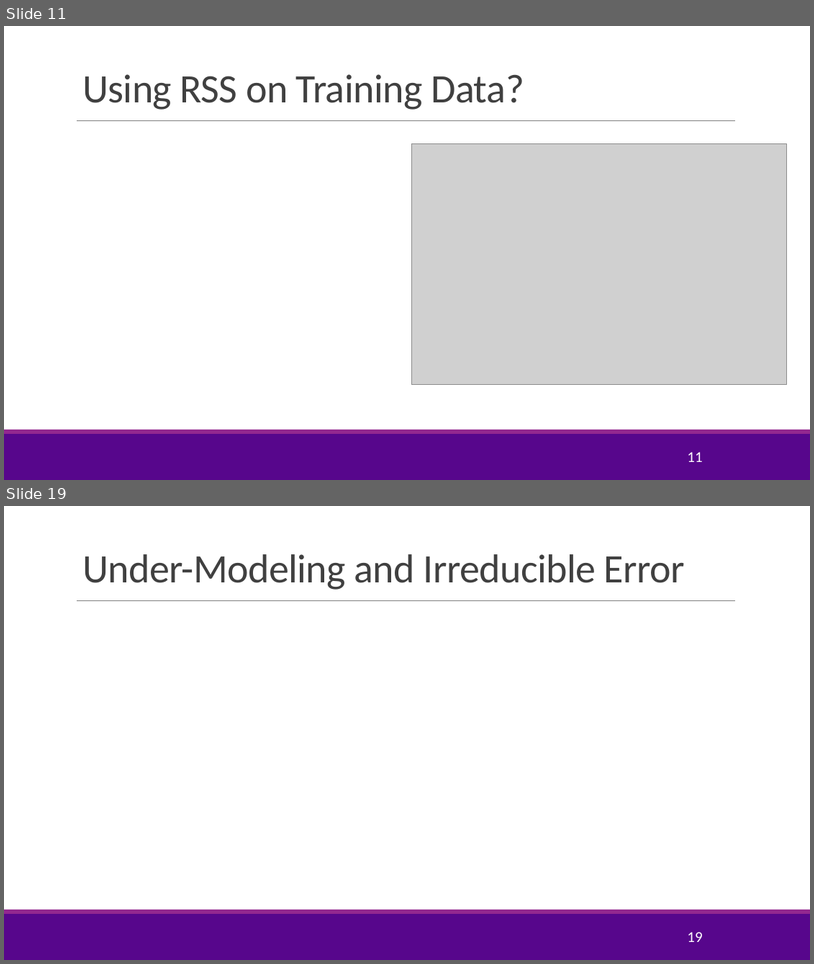
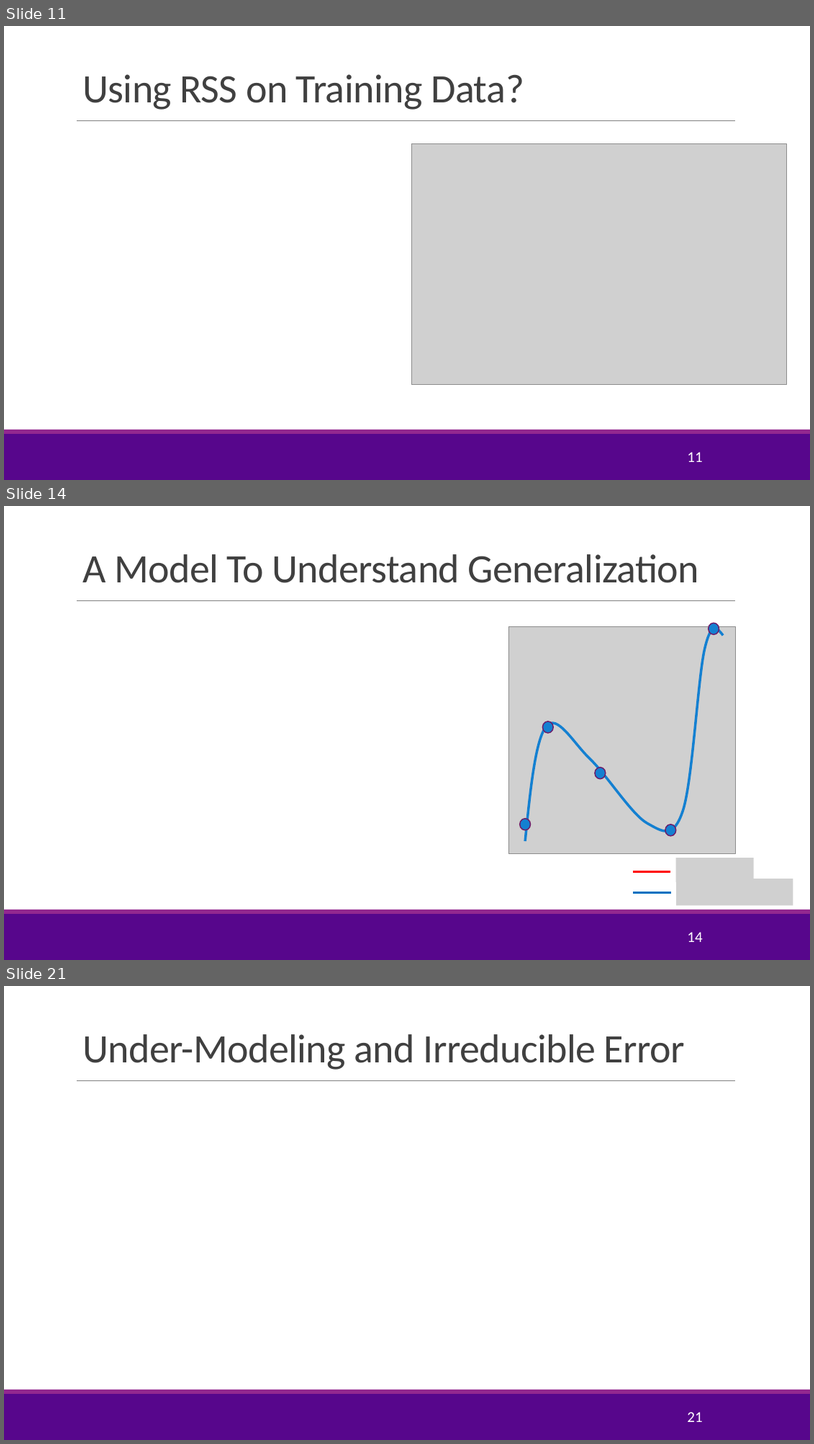
Before and after one commit to sdrangan/introml, a slide deck: lectures/Lect04_ModelSelection.pptx. Shown one above the other, each under a label of ours: slides 11 and 19 before the commit, slides 11, 14 and 21 after it; the slides between them are not shown. The pictures are 814x964 and 814x1444 pixels, drawn with LibreOffice and Linux fonts; fonts in the diff are those of the drawing; grey boxes stand for pictures; background and template pictures are left out. Boxes give left, top, right and bottom in pixels: in the first picture for what was removed or moved away, otherwise in the second. Text is boxed around its words. In the diff, an @@ line names an element or a change of style, - is before the commit and + after.

```diff
--- a/lectures/Lect04_ModelSelection.pptx
+++ b/lectures/Lect04_ModelSelection.pptx
@@ slide 14 added at [4, 506, 810, 960], background #FFFFFF; not listed: 3 template elements that a slide beside it also shows @@
@@ title added at [82, 554, 700, 583], 48 pt, text #404040 @@
+A Model To Understand Generalization
@@ picture added at [509, 627, 736, 854] @@
@@ freeform shape added at [525, 628, 723, 841], outline #1480D1 3 pt @@
@@ group added at [520, 623, 720, 836]: 5 ellipses @@
@@ line added from (633, 871) to (671, 871), #FF0000 2.5 pt @@
@@ picture added at [676, 857, 754, 882] @@
@@ line added from (634, 893) to (671, 893), #0070C0 2.5 pt @@
@@ picture added at [676, 879, 793, 906] @@
@@ page number added at [687, 932, 702, 942], 18 pt, text #FFFFFF @@
+14
@@ what was slide 19 is now slide 21 @@
@@ page number at [687, 1412, 702, 1422]: text changed @@
-19
+21
```
Also in this commit, not shown: 10 slides changed, 7 other slides added, 7 slides removed, 12 other files.
